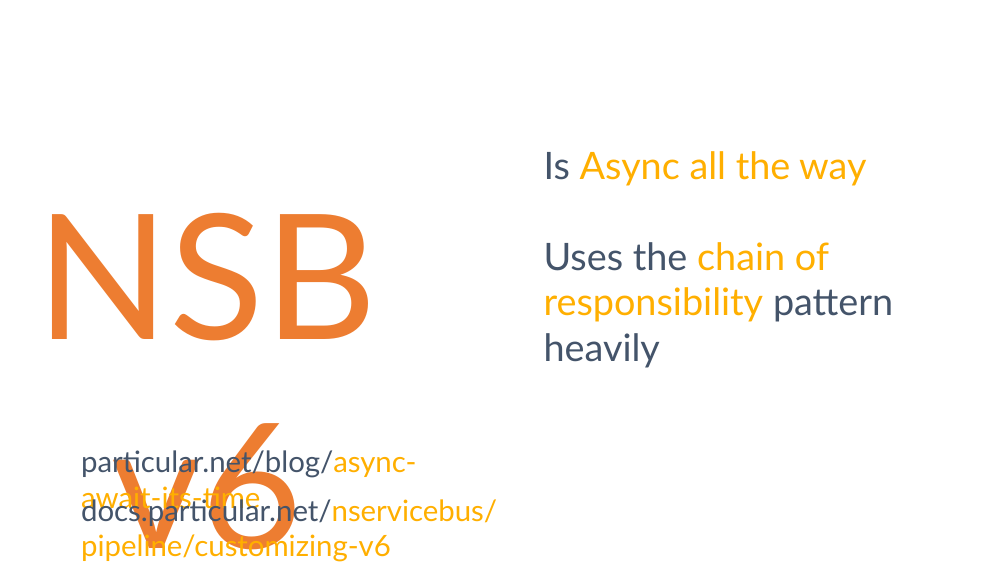
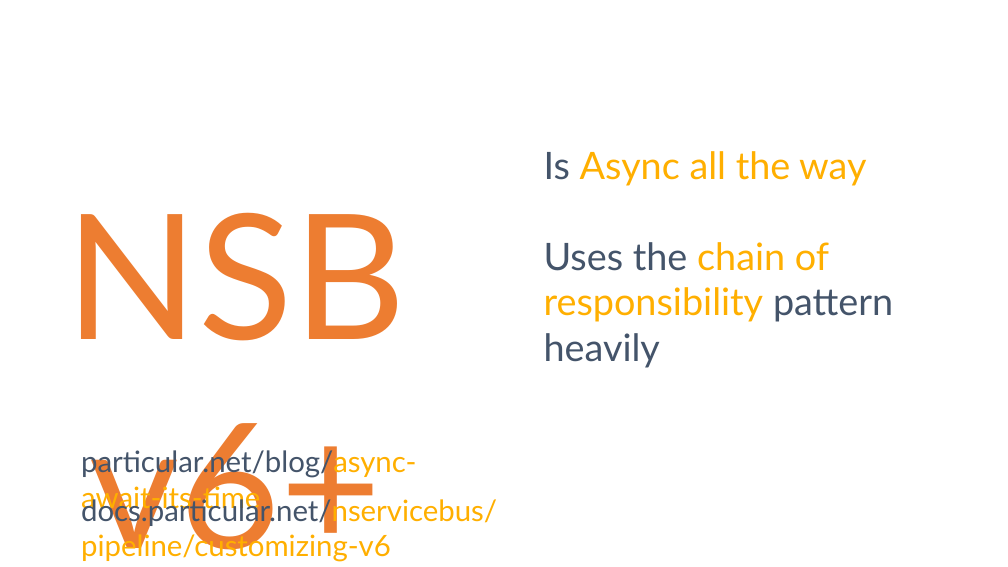
Before and after one commit to danielmarbach/async-dolls, a slide deck: slide 35 of presentation.pptx. Drawn at 1008x567 pixels with LibreOffice and Linux fonts; fonts in the diff are those of the drawing. Boxes give left, top, right and bottom in pixels: in the first picture for what was removed or moved away, otherwise in the second. Text is boxed around its words. In the diff, an @@ line names an element or a change of style, - is before the commit and + after.

Commit message:
Slides

```diff
--- a/presentation.pptx
+++ b/presentation.pptx
@@ text at box(66, 212, 406, 562): text changed @@
-NSB v6
+NSB v6+
```
